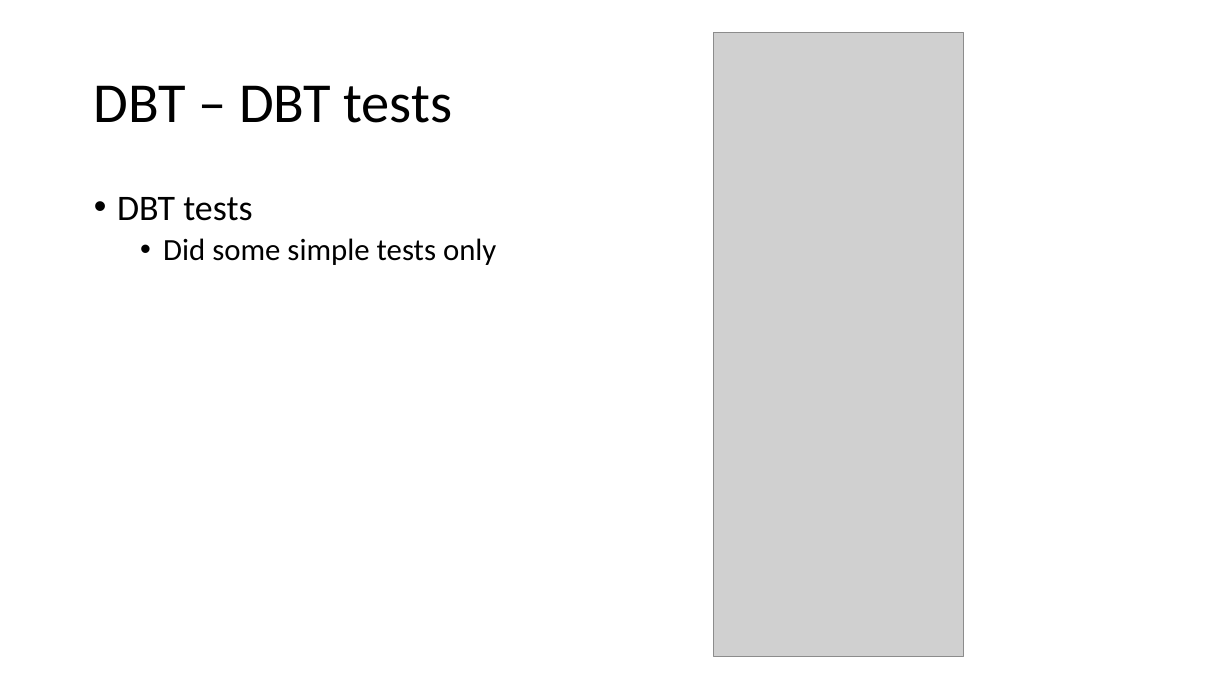
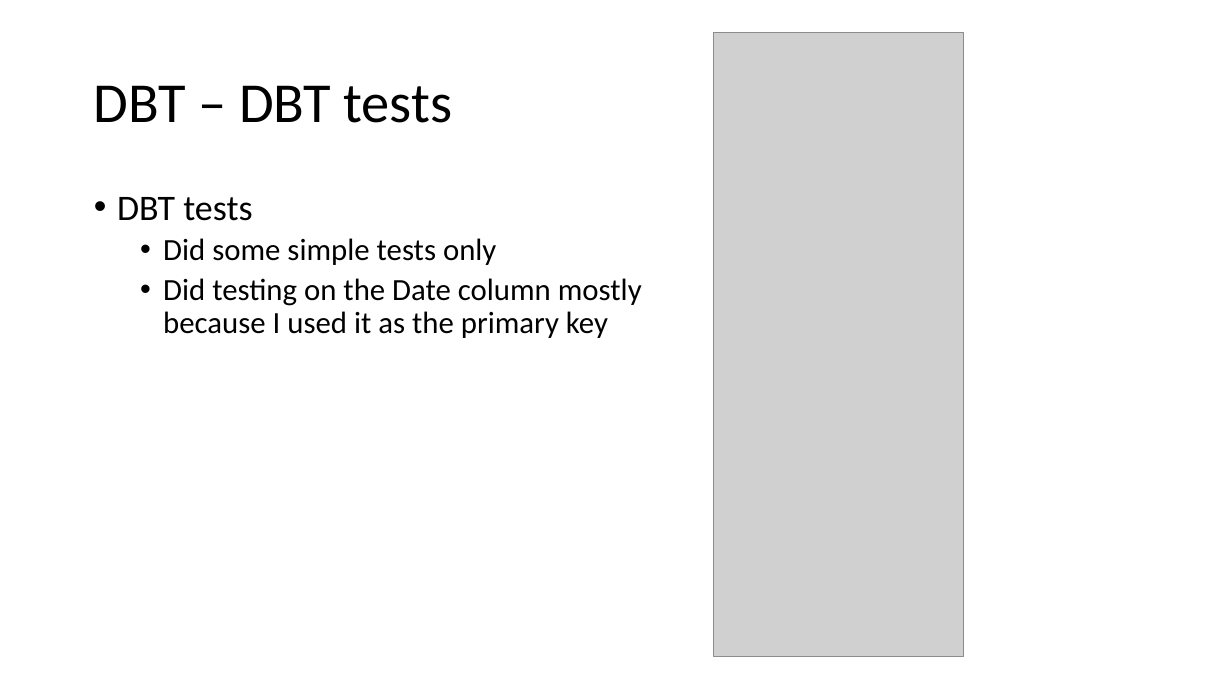
Before and after one commit to Quarky123/dataengineeringcamp-capstone, a slide deck: slide 6 of capstone presentation.pptx. Drawn at 1232x693 pixels with LibreOffice and Linux fonts; fonts in the diff are those of the drawing; grey boxes stand for pictures. Boxes give left, top, right and bottom in pixels: in the first picture for what was removed or moved away, otherwise in the second. Text is boxed around its words. In the diff, an @@ line names an element or a change of style, - is before the commit and + after.

```diff
--- a/capstone presentation.pptx
+++ b/capstone presentation.pptx
@@ text at <box>163,278,642,338</box>: paragraph added @@
+  • Did testing on the Date column mostly because I used it as the primary key
```
Also in this commit, not shown: 1 other slide changed, 2 slides added, 1 other file.
